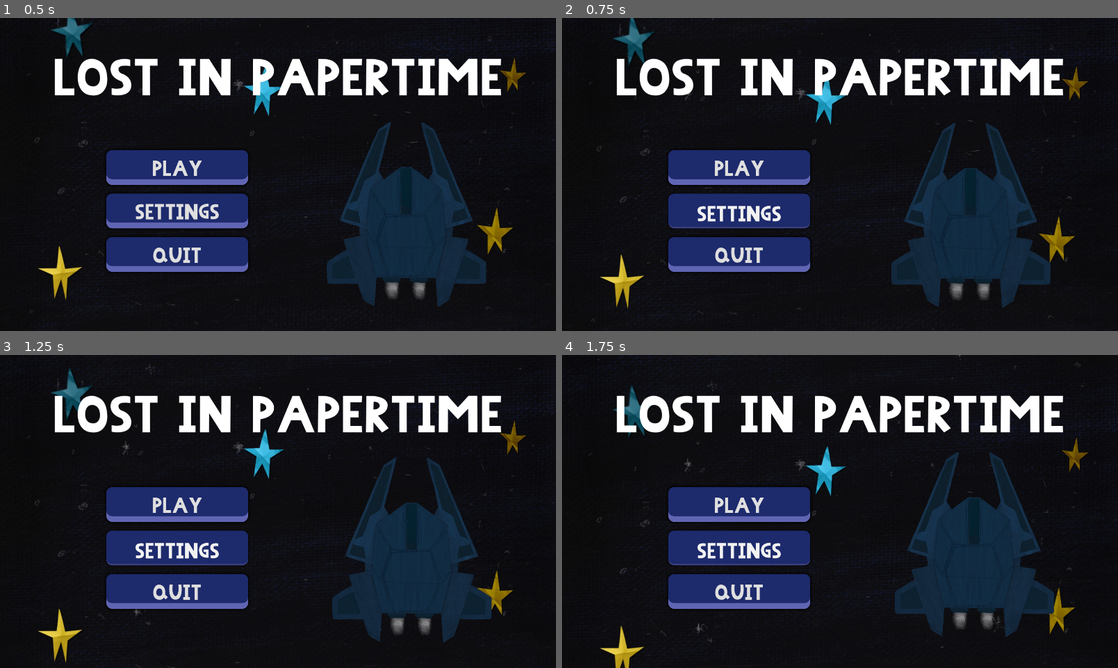
Above: before the commit, frames 1-4 (two rows, left to right).
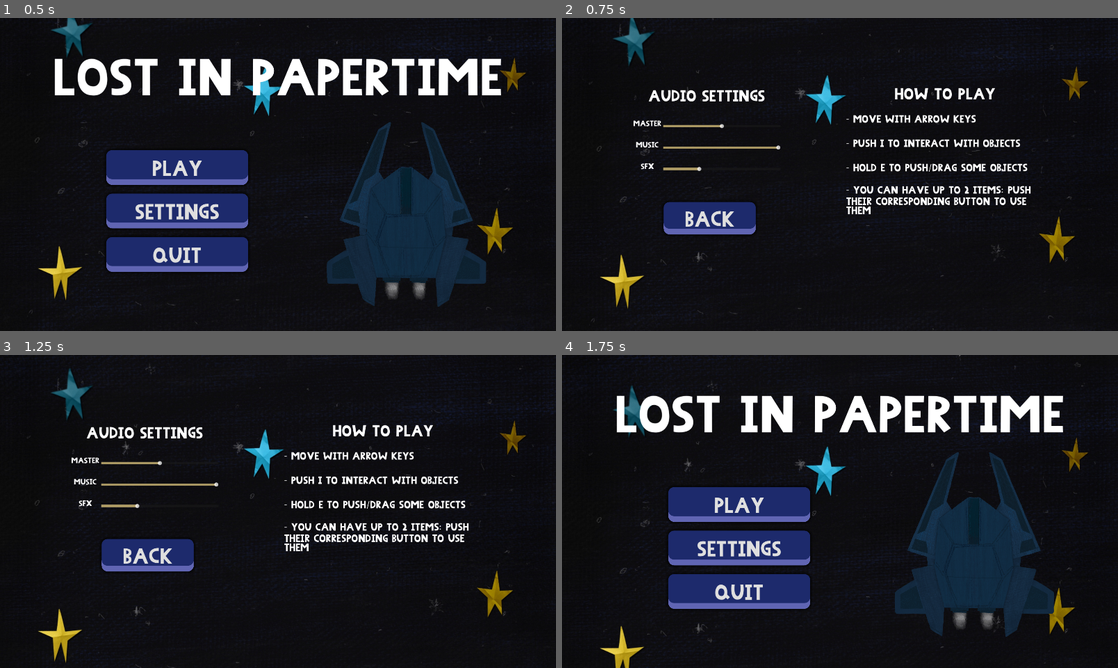
Above: after the commit, the same moments.

Repository: ZaninAndrea/shovel-jam-25
Game: Godot game, scene res://scenes/menu/main_menu.tscn
Same seed, same stepped clock (60 frames per second), same inputs: the game is played once before the commit and once after it.
Inputs (mouse positions are in pixels of both pictures, inside the frame that each line leads up to):
- Up to frame 1 (0.5 s): no input
- Up to frame 2 (0.75 s): click "SETTINGS" at 0.5 s
- Up to frame 3 (1.25 s): no input
- Up to frame 4 (1.75 s): click (712, 555) at 1.25 s, where only the run after the commit has a clickable "BACK"

Frame 1 is identical in both runs. In frame 2, 24% of the frame differs, in the area x 9-91%, y 12-93%; in frame 3, 24%, in the area x 9-91%, y 12-92%; in frame 4, 0.8%.

Commit message:
Settings menu and audio

Diff:
--- a/resources/Theme & Style/main_menu_theme.tres
+++ b/resources/Theme & Style/main_menu_theme.tres
@@ -6,9 +6,14 @@
 
 [sub_resource type="StyleBoxEmpty" id="StyleBoxEmpty_kiqgm"]
 
+[sub_resource type="StyleBoxFlat" id="StyleBoxFlat_7m78q"]
+bg_color = Color(0.667696, 0.595505, 0.388189, 1)
+
 [resource]
 Button/font_sizes/font_size = 64
 Button/styles/focus = SubResource("StyleBoxEmpty_kiqgm")
 Button/styles/hover = ExtResource("1_7m78q")
 Button/styles/normal = ExtResource("2_6sv7x")
 Button/styles/pressed = ExtResource("3_r8d6e")
+HSlider/icons/grabber = null
+HSlider/styles/grabber_area = SubResource("StyleBoxFlat_7m78q")
--- a/scenes/menu/main_menu.gd
+++ b/scenes/menu/main_menu.gd
@@ -4,6 +4,9 @@
 
 @onready var audio_stream_player: AudioStreamPlayer = $AudioStreamPlayer
 @onready var spaceship: Sprite2D = $Spaceship
+@onready var title: Label = $Title
+@onready var menu: Control = $Menu
+@onready var settings_menu: Control = $SettingsMenu
 
 @export var swing_amplitude := Vector2(40, 20)  # How wide/tall the motion is
 @export var speed := 1.0  # Speed of motion
@@ -11,9 +14,23 @@
 var time := 0.0
 var base_position := Vector2.ZERO
 
+var master_bus
+var music_bus
+var sfx_bus
+
+
 func _ready() -> void:
 	base_position = spaceship.position  # Save the original position
+
+	# Set audio
+	master_bus = AudioServer.get_bus_index("Master")
+	music_bus = AudioServer.get_bus_index("Soundtrack")
+	sfx_bus = AudioServer.get_bus_index("Effects")
+	default_volume()
+
+	# Play music
 	audio_stream_player.play()
+
 
 func _process(delta):
 	time += delta * speed
@@ -26,9 +43,49 @@
 	get_tree().change_scene_to_packed(SHIP_WITH_TIME_TRAVEL)
 
 
-func _on_settings_pressed() -> void:
-	pass # Replace with function body.
+func _on_quit_pressed() -> void:
+	get_tree().quit()
 
 
-func _on_quit_pressed() -> void:
-	get_tree().quit()
+func _on_settings_pressed() -> void:
+	menu.hide()
+	title.hide()
+	spaceship.hide()
+	settings_menu.show()
+
+	%MasterSlider.value = db_to_linear(AudioServer.get_bus_volume_db(master_bus))
+	%MusicSlider.value = db_to_linear(AudioServer.get_bus_volume_db(music_bus))
+	%SFXSlider.value = db_to_linear(AudioServer.get_bus_volume_db(sfx_bus))
+
+
+func _on_close_settings_pressed() -> void:
+	menu.show()
+	title.show()
+	spaceship.show()
+	settings_menu.hide()
+
+
+# AUDIO SETTINGS ----
+
+func default_volume() -> void:
+	%MasterSlider.value = 0.5
+	%MusicSlider.value = 1
+	%SFXSlider.value = 0.3
+
+func _on_master_slider_value_changed(value: float) -> void:
+	AudioServer.set_bus_volume_db(
+		master_bus,
+		linear_to_db(value)
+	)
+
+func _on_music_slider_value_changed(value: float) -> void:
+	AudioServer.set_bus_volume_db(
+		music_bus,
+		linear_to_db(value)
+	)
+
+func _on_sfx_slider_value_changed(value: float) -> void:
+	AudioServer.set_bus_volume_db(
+		sfx_bus,
+		linear_to_db(value)
+	)
--- a/scenes/menu/main_menu.tscn
+++ b/scenes/menu/main_menu.tscn
@@ -83,7 +83,150 @@
 scale = Vector2(0.3, 0.3)
 texture = ExtResource("5_vovv2")
 
+[node name="SettingsMenu" type="Control" parent="."]
+visible = false
+top_level = true
+z_index = 10
+layout_mode = 1
+anchors_preset = 15
+anchor_right = 1.0
+anchor_bottom = 1.0
+grow_horizontal = 2
+grow_vertical = 2
+
+[node name="AudioSettings" type="VBoxContainer" parent="SettingsMenu"]
+layout_mode = 2
+offset_left = 245.0
+offset_top = 184.0
+offset_right = 755.0
+offset_bottom = 556.0
+size_flags_horizontal = 0
+
+[node name="Label" type="Label" parent="SettingsMenu/AudioSettings"]
+custom_minimum_size = Vector2(0, 150)
+layout_mode = 2
+theme_override_font_sizes/font_size = 48
+text = "AUDIO SETTINGS"
+horizontal_alignment = 1
+vertical_alignment = 1
+
+[node name="HBoxContainer" type="HBoxContainer" parent="SettingsMenu/AudioSettings"]
+custom_minimum_size = Vector2(0, 70)
+layout_mode = 2
+size_flags_vertical = 3
+
+[node name="Label" type="Label" parent="SettingsMenu/AudioSettings/HBoxContainer"]
+custom_minimum_size = Vector2(100, 0)
+layout_mode = 2
+theme_override_font_sizes/font_size = 24
+text = "MASTER
+"
+horizontal_alignment = 1
+
+[node name="MasterSlider" type="HSlider" parent="SettingsMenu/AudioSettings/HBoxContainer"]
+unique_name_in_owner = true
+layout_mode = 2
+size_flags_horizontal = 3
+size_flags_vertical = 4
+max_value = 1.0
+step = 0.01
+
+[node name="HBoxContainer2" type="HBoxContainer" parent="SettingsMenu/AudioSettings"]
+custom_minimum_size = Vector2(0, 70)
+layout_mode = 2
+size_flags_vertical = 3
+
+[node name="Label" type="Label" parent="SettingsMenu/AudioSettings/HBoxContainer2"]
+custom_minimum_size = Vector2(100, 0)
+layout_mode = 2
+theme_override_font_sizes/font_size = 24
+text = "MUSIC
+"
+horizontal_alignment = 1
+
+[node name="MusicSlider" type="HSlider" parent="SettingsMenu/AudioSettings/HBoxContainer2"]
+unique_name_in_owner = true
+layout_mode = 2
+size_flags_horizontal = 3
+size_flags_vertical = 4
+max_value = 1.0
+step = 0.01
+
+[node name="HBoxContainer3" type="HBoxContainer" parent="SettingsMenu/AudioSettings"]
+custom_minimum_size = Vector2(0, 70)
+layout_mode = 2
+size_flags_vertical = 3
+
+[node name="Label" type="Label" parent="SettingsMenu/AudioSettings/HBoxContainer3"]
+custom_minimum_size = Vector2(100, 0)
+layout_mode = 2
+theme_override_font_sizes/font_size = 24
+text = "SFX
+"
+horizontal_alignment = 1
+
+[node name="SFXSlider" type="HSlider" parent="SettingsMenu/AudioSettings/HBoxContainer3"]
+unique_name_in_owner = true
+layout_mode = 2
+size_flags_horizontal = 3
+size_flags_vertical = 4
+max_value = 1.0
+step = 0.01
+
+[node name="HowToPlay" type="VBoxContainer" parent="SettingsMenu"]
+layout_mode = 0
+offset_left = 981.0
+offset_top = 202.0
+offset_right = 1664.0
+offset_bottom = 748.0
+
+[node name="RichTextLabel" type="RichTextLabel" parent="SettingsMenu/HowToPlay"]
+custom_minimum_size = Vector2(0, 100)
+layout_mode = 2
+theme_override_font_sizes/normal_font_size = 48
+text = "How to Play"
+horizontal_alignment = 1
+vertical_alignment = 1
+
+[node name="RichTextLabel2" type="RichTextLabel" parent="SettingsMenu/HowToPlay"]
+custom_minimum_size = Vector2(0, 80)
+layout_mode = 2
+theme_override_font_sizes/normal_font_size = 32
+text = "- Move With arrow Keys"
+vertical_alignment = 1
+
+[node name="RichTextLabel3" type="RichTextLabel" parent="SettingsMenu/HowToPlay"]
+custom_minimum_size = Vector2(0, 80)
+layout_mode = 2
+theme_override_font_sizes/normal_font_size = 32
+text = "- Push I to interact with objects"
+vertical_alignment = 1
+
+[node name="RichTextLabel4" type="RichTextLabel" parent="SettingsMenu/HowToPlay"]
+custom_minimum_size = Vector2(0, 80)
+layout_mode = 2
+theme_override_font_sizes/normal_font_size = 32
+text = "- Hold E to push/drag some objects"
+vertical_alignment = 1
+
+[node name="RichTextLabel5" type="RichTextLabel" parent="SettingsMenu/HowToPlay"]
+custom_minimum_size = Vector2(0, 130)
+layout_mode = 2
+theme_override_font_sizes/normal_font_size = 32
+text = "- You can have up to 2 Items: push their corresponding button to use them"
+vertical_alignment = 1
+
+[node name="CloseSettings" type="Button" parent="SettingsMenu"]
+layout_mode = 0
+offset_left = 351.0
+offset_top = 635.0
+offset_right = 669.0
+offset_bottom = 747.0
+text = "BACK
+"
+
 [node name="Backgound" type="TextureRect" parent="."]
+z_index = -10
 texture_repeat = 2
 material = SubResource("ShaderMaterial_kiqgm")
 layout_mode = 1
@@ -96,9 +239,12 @@
 
 [node name="AudioStreamPlayer" type="AudioStreamPlayer" parent="."]
 stream = ExtResource("8_qgo02")
-volume_db = -10.0
 bus = &"Soundtrack"
 
 [connection signal="pressed" from="Menu/VBoxContainer/Play" to="." method="_on_play_pressed"]
 [connection signal="pressed" from="Menu/VBoxContainer/Settings" to="." method="_on_settings_pressed"]
 [connection signal="pressed" from="Menu/VBoxContainer/Quit" to="." method="_on_quit_pressed"]
+[connection signal="value_changed" from="SettingsMenu/AudioSettings/HBoxContainer/MasterSlider" to="." method="_on_master_slider_value_changed"]
+[connection signal="value_changed" from="SettingsMenu/AudioSettings/HBoxContainer2/MusicSlider" to="." method="_on_music_slider_value_changed"]
+[connection signal="value_changed" from="SettingsMenu/AudioSettings/HBoxContainer3/SFXSlider" to="." method="_on_sfx_slider_value_changed"]
+[connection signal="pressed" from="SettingsMenu/CloseSettings" to="." method="_on_close_settings_pressed"]
Not shown: 1 places in resources/Theme & Style/main_menu_theme.tres that only renumber resources
